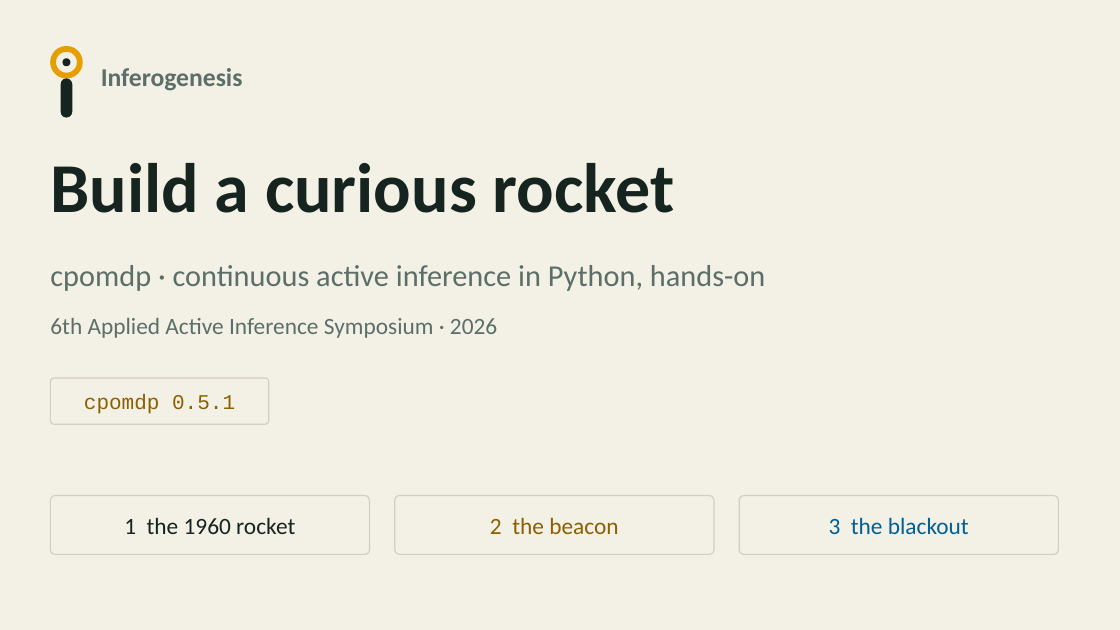
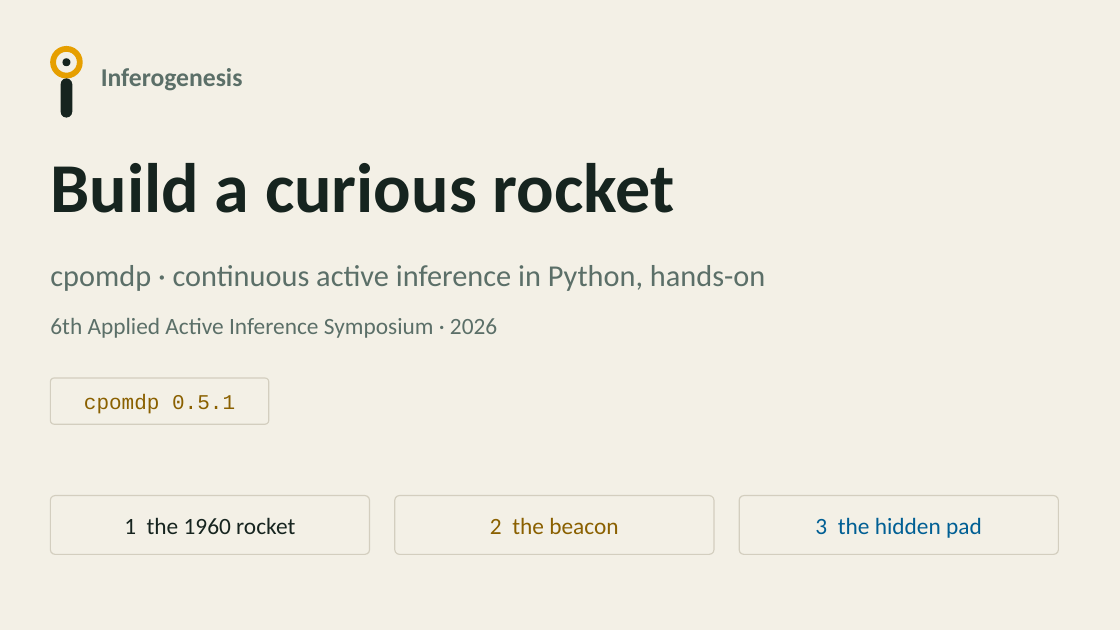
Before and after one commit to inferogenesis/cpomdp-workshop, a slide deck: slide 1 of deck/cpomdp_symposium_2026.pptx. Drawn at 1120x630 pixels with LibreOffice and Linux fonts; fonts in the diff are those of the drawing. Boxes give left, top, right and bottom in pixels: in the first picture for what was removed or moved away, otherwise in the second. Text is boxed around its words. In the diff, an @@ line names an element or a change of style, - is before the commit and + after.

```diff
--- a/deck/cpomdp_symposium_2026.pptx
+++ b/deck/cpomdp_symposium_2026.pptx
@@ text in rounded rectangle at <box>815,517,982,538</box>: text changed @@
-3 the blackout
+3 the hidden pad
```
Also in this commit, not shown: 5 other slides changed, 3 slides added, 4 slides removed, 5 other files.
